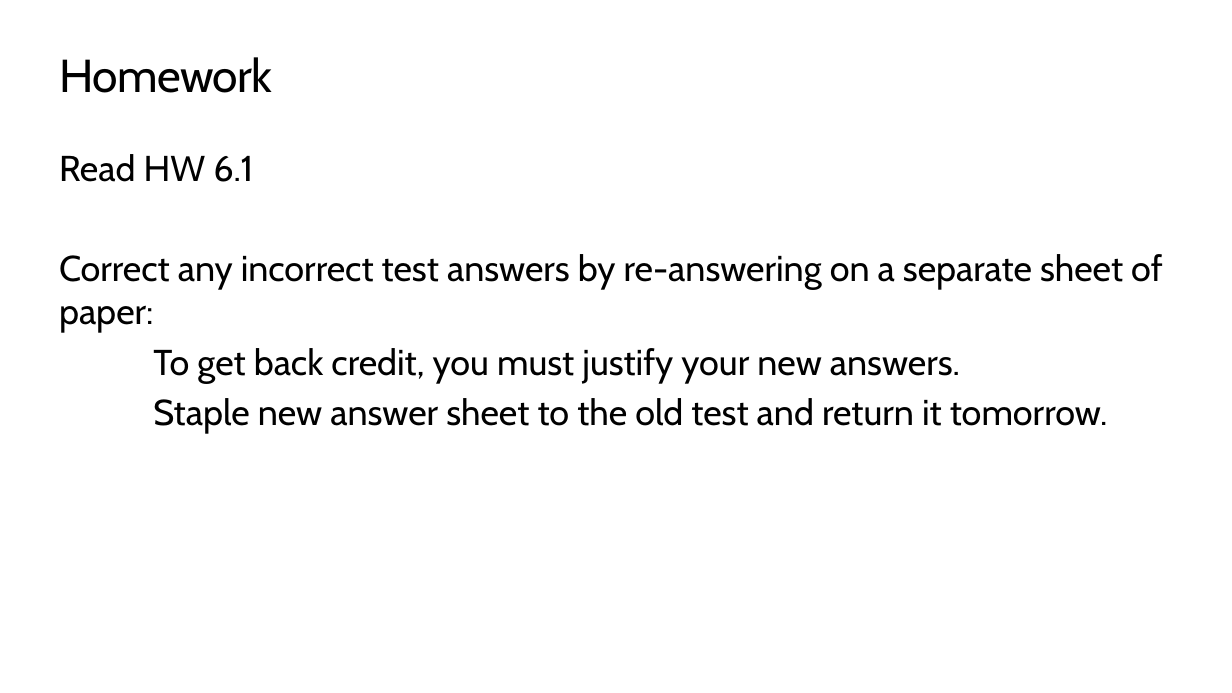
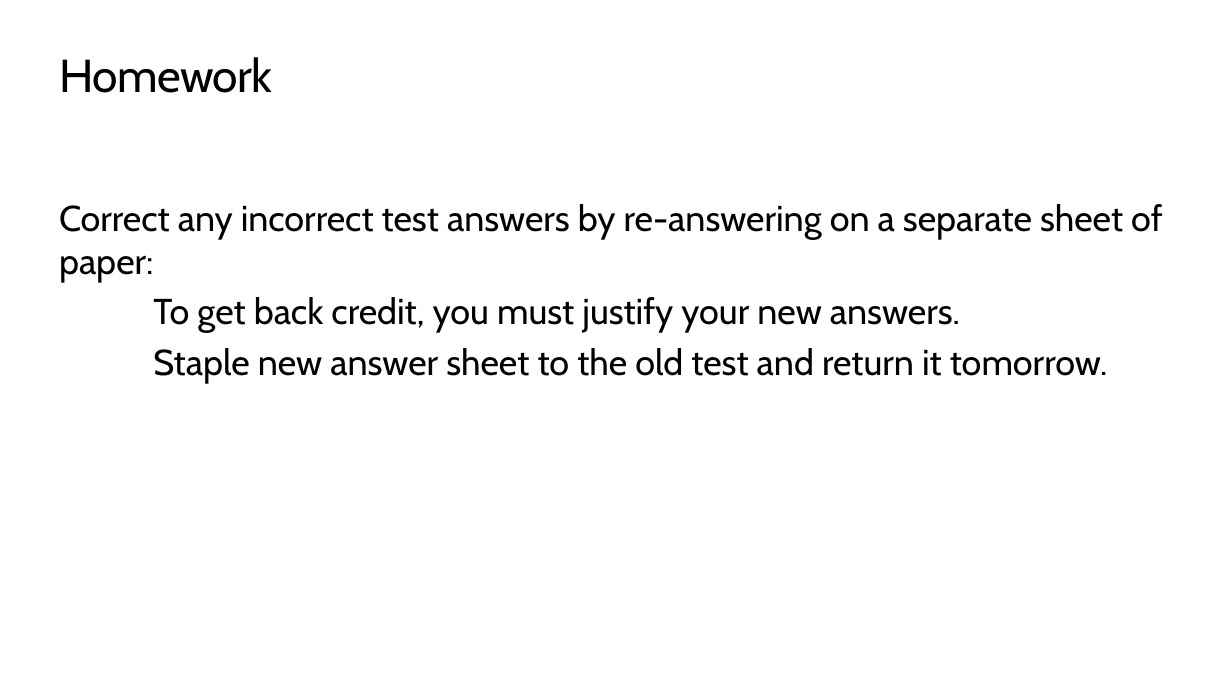
Before and after one commit to TEALSK12/apcsa-public, a slide deck: slide 14 of curriculum/Unit4/Unit4.pptx. Drawn at 1232x693 pixels with LibreOffice and Linux fonts; fonts in the diff are those of the drawing; background and template pictures are left out. Boxes give left, top, right and bottom in pixels: in the first picture for what was removed or moved away, otherwise in the second. Text is boxed around its words. In the diff, an @@ line names an element or a change of style, - is before the commit and + after.

```diff
--- a/curriculum/Unit4/Unit4.pptx
+++ b/curriculum/Unit4/Unit4.pptx
@@ text at bbox=[59, 154, 253, 182]: paragraph removed @@
-Read HW 6.1
```
Also in this commit, not shown: 10 other slides changed, 2 other files.
